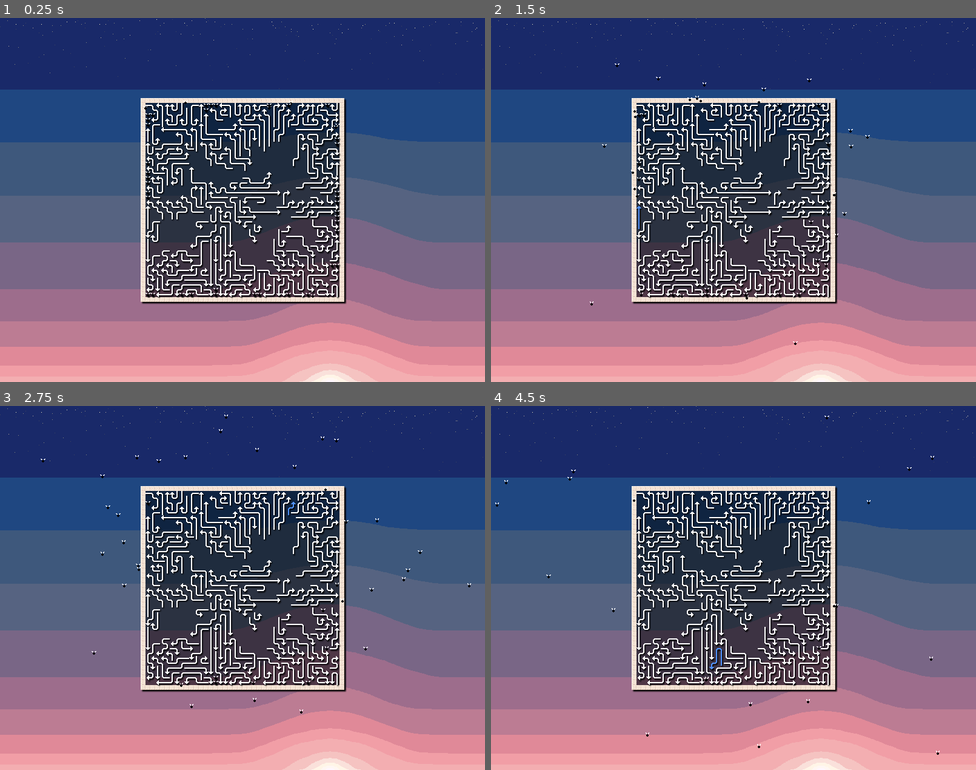
Above: before the commit, frames 1-4 (two rows, left to right).
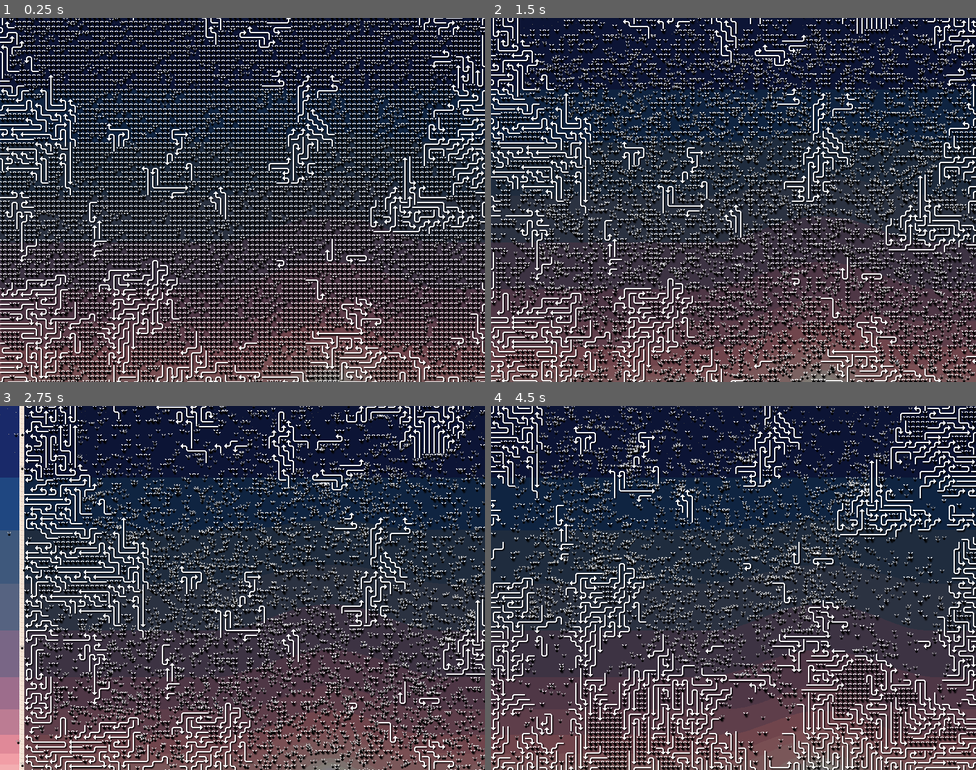
Above: after the commit, the same moments.

Repository: paulguy/arrow-game
Game: Godot game, scene res://game.tscn
The game is run twice, just before and just after one commit, with the same random seed, the same clock (stepped at 60 frames per second) and the same inputs.
Inputs (mouse positions are in pixels of both pictures, inside the frame that each line leads up to):
- Up to frame 1 (0.25 s): no input
- Up to frame 2 (1.5 s): move the mouse to (840, 181) at 0.52 s; click (840, 181) at 0.67 s; drag from (636, 218) to (709, 272) at 1.27 s
- Up to frame 3 (2.75 s): move the mouse to (291, 507) at 2.02 s; click (291, 507) at 2.17 s
- Up to frame 4 (4.5 s): drag from (709, 660) to (588, 533) at 2.77 s; move the mouse to (879, 642) at 3.52 s; click (879, 642) at 3.67 s; drag from (588, 533) to (660, 497) at 4.27 s

The runs differ from the first frame. In frame 1, 90% of the frame differs, in the area x 0-100%, y 0-100%; in frame 2, 89%; in frame 3, 85%; in frame 4, 89%.

Commit message:
Puzzles should be usually solveable now.
They're kinda bad, though and most of the space ends up unfilled.

Also add dragging to view all of a larger puzzle.

Diff:
--- a/ArrowMap.gd
+++ b/ArrowMap.gd
@@ -5,11 +5,13 @@
 const CHANCE_MULTIPLIER : float = 1.1
 
 # base preference for an arrow to go forward
-const FORWARD_PREFERENCE : float = 3.0
+const FORWARD_PREFERENCE : float = 4.0
 # preference for an arrow to follow along other arrows
-const FOLLOW_PREFERENCE : float = 5.0
+const ALONG_SNAKE_PREFERENCE : float = 8.0
 # bias based on what quadrant an arrow is in to try to get them towards center
-const QUADRANT_PREFERENCE : float = 20.0
+const QUADRANT_PREFERENCE : float = 10.0
+# likelihood to follow along the edges
+const ALONG_EDGE_PREFERENCE : float = 0.1
 
 var DEAD_SNAKE : Snake = Snake.new(Vector2i.MIN, -1, SIDE_TOP)
 var size : Vector2i
@@ -99,84 +101,92 @@
 	if pos.y > 0:
 		top_edge = false
 	else:
+		decision[SIDE_LEFT] *= ALONG_EDGE_PREFERENCE
 		decision[SIDE_TOP] = 0.0
+		decision[SIDE_RIGHT] *= ALONG_EDGE_PREFERENCE
 	if pos.y < size.y - 1:
 		bottom_edge = false
 	else:
+		decision[SIDE_LEFT] *= ALONG_EDGE_PREFERENCE
 		decision[SIDE_BOTTOM] = 0.0
+		decision[SIDE_RIGHT] *= ALONG_EDGE_PREFERENCE
 	if pos.x > 0:
 		left_edge = false
 	else:
+		decision[SIDE_TOP] *= ALONG_EDGE_PREFERENCE
 		decision[SIDE_LEFT] = 0.0
+		decision[SIDE_BOTTOM] *= ALONG_EDGE_PREFERENCE
 	if pos.x < size.x - 1:
 		right_edge = false
 	else:
+		decision[SIDE_TOP] *= ALONG_EDGE_PREFERENCE
 		decision[SIDE_RIGHT] = 0.0
+		decision[SIDE_BOTTOM] *= ALONG_EDGE_PREFERENCE
 
 	# try to prioritize following around edges and in to crevaces
 	if not top_edge:
 		if not left_edge and space_occupied(pos + Vector2i.UP + Vector2i.LEFT):
 			# up left blocked
-			decision[SIDE_LEFT] *= FOLLOW_PREFERENCE
+			decision[SIDE_LEFT] *= ALONG_SNAKE_PREFERENCE
 		if space_occupied(pos + Vector2i.UP):
 			# up blocked
 			decision[SIDE_TOP] = 0.0
 			# prefer to follow parallel
 			if towards == SIDE_LEFT:
-				decision[SIDE_LEFT] *= FOLLOW_PREFERENCE
+				decision[SIDE_LEFT] *= ALONG_SNAKE_PREFERENCE
 			elif towards == SIDE_RIGHT:
-				decision[SIDE_RIGHT] *= FOLLOW_PREFERENCE
+				decision[SIDE_RIGHT] *= ALONG_SNAKE_PREFERENCE
 		if not right_edge and space_occupied(pos + Vector2i.UP + Vector2i.RIGHT):
 			# up right blocked
-			decision[SIDE_RIGHT] *= FOLLOW_PREFERENCE
+			decision[SIDE_RIGHT] *= ALONG_SNAKE_PREFERENCE
 
 	if not bottom_edge:
 		# away from bottom edge
 		if not left_edge and space_occupied(pos + Vector2i.DOWN + Vector2i.LEFT):
 			# down left blocked
-			decision[SIDE_LEFT] *= FOLLOW_PREFERENCE
+			decision[SIDE_LEFT] *= ALONG_SNAKE_PREFERENCE
 		if space_occupied(pos + Vector2i.DOWN):
 			# down blocked
 			decision[SIDE_BOTTOM] = 0.0
 			if towards == SIDE_LEFT:
-				decision[SIDE_LEFT] *= FOLLOW_PREFERENCE
+				decision[SIDE_LEFT] *= ALONG_SNAKE_PREFERENCE
 			elif towards == SIDE_RIGHT:
-				decision[SIDE_RIGHT] *= FOLLOW_PREFERENCE
+				decision[SIDE_RIGHT] *= ALONG_SNAKE_PREFERENCE
 		if not right_edge and space_occupied(pos + Vector2i.DOWN + Vector2i.RIGHT):
 			# down right blocked
-			decision[SIDE_RIGHT] *= FOLLOW_PREFERENCE
+			decision[SIDE_RIGHT] *= ALONG_SNAKE_PREFERENCE
 
 	if not left_edge:
 		# away from left edge
 		if not top_edge and space_occupied(pos + Vector2i.UP + Vector2i.LEFT):
 			# up left blocked
-			decision[SIDE_TOP] *= FOLLOW_PREFERENCE
+			decision[SIDE_TOP] *= ALONG_SNAKE_PREFERENCE
 		if space_occupied(pos + Vector2i.LEFT):
 			# left blocked
 			decision[SIDE_LEFT] = 0.0
 			if towards == SIDE_TOP:
-				decision[SIDE_TOP] *= FOLLOW_PREFERENCE
+				decision[SIDE_TOP] *= ALONG_SNAKE_PREFERENCE
 			elif towards == SIDE_BOTTOM:
-				decision[SIDE_BOTTOM] *= FOLLOW_PREFERENCE
+				decision[SIDE_BOTTOM] *= ALONG_SNAKE_PREFERENCE
 		if not bottom_edge and space_occupied(pos + Vector2i.DOWN + Vector2i.LEFT):
 			# down left blocked
-			decision[SIDE_BOTTOM] *= FOLLOW_PREFERENCE
+			decision[SIDE_BOTTOM] *= ALONG_SNAKE_PREFERENCE
 
 	if not right_edge:
 		# away from right edge
 		if not top_edge and space_occupied(pos + Vector2i.UP + Vector2i.RIGHT):
 			# up right blocked
-			decision[SIDE_TOP] *= FOLLOW_PREFERENCE
+			decision[SIDE_TOP] *= ALONG_SNAKE_PREFERENCE
 		if space_occupied(pos + Vector2i.RIGHT):
 			# right blocked
 			decision[SIDE_RIGHT] = 0.0
 			if towards == SIDE_TOP:
-				decision[SIDE_TOP] *= FOLLOW_PREFERENCE
+				decision[SIDE_TOP] *= ALONG_SNAKE_PREFERENCE
 			elif towards == SIDE_BOTTOM:
-				decision[SIDE_BOTTOM] *= FOLLOW_PREFERENCE
+				decision[SIDE_BOTTOM] *= ALONG_SNAKE_PREFERENCE
 		if not bottom_edge and space_occupied(pos + Vector2i.DOWN + Vector2i.RIGHT):
 			# down right blocked
-			decision[SIDE_BOTTOM] *= FOLLOW_PREFERENCE
+			decision[SIDE_BOTTOM] *= ALONG_SNAKE_PREFERENCE
 
 	var sum : float = decision[SIDE_TOP] + decision[SIDE_BOTTOM] + decision[SIDE_LEFT] + decision[SIDE_RIGHT]
 	if sum == 0.0:
@@ -391,6 +401,10 @@
 	do_apply_snake(index, apply_map_checked)
 	for i in initial:
 		if space_occupied(snake.pos + UPDATE_POS[towards]):
+			if i == 0:
+				# if a snake turns immediately, it can permanently block escape
+				snake.trim(1)
+				return
 			break
 		do_move_snake(index, towards, apply_map_checked)
 	for i in length - 2:
@@ -425,7 +439,7 @@
 				empties = true
 				if randf() < chance:
 					make_snake(Vector2i(x, 0),
-							   randi_range(min_length, max_length),
+							   randi_range(1, max_length),
 							   SIDE_BOTTOM,
 							   randi_range(size.y / 2, size.y - 1))
 					chance = BASE_CHANCE
@@ -434,7 +448,7 @@
 				empties = true
 				if randf() < chance:
 					make_snake(Vector2i(x, size.y - 1),
-							   randi_range(min_length, max_length),
+							   randi_range(1, max_length),
 							   SIDE_TOP,
 							   randi_range(size.y / 2, size.y - 1))
 					chance = BASE_CHANCE
@@ -444,7 +458,7 @@
 				empties = true
 				if randf() < chance:
 					make_snake(Vector2i(0, y),
-							   randi_range(min_length, max_length),
+							   randi_range(1, max_length),
 							   SIDE_RIGHT,
 							   randi_range(size.x / 2, size.x - 1))
 					chance = BASE_CHANCE
@@ -453,7 +467,7 @@
 				empties = true
 				if randf() < chance:
 					make_snake(Vector2i(size.y - 1, y),
-							   randi_range(min_length, max_length),
+							   randi_range(1, max_length),
 							   SIDE_LEFT,
 							   randi_range(size.x / 2, size.x - 1))
 					chance = BASE_CHANCE
@@ -472,6 +486,11 @@
 			snakes[i].reverse()
 			do_apply_snake(i, apply_map)
 
+	for y in size.y - 1:
+		for x in size.x - 1:
+			if occupied_by[size.x * y + x] < 0:
+				occupied_by[size.x * y + x] = fly_id
+
 func apply_map_full(tile_map : TileMapLayer):
 	tile_map.clear()
 
--- a/ArrowView.gd
+++ b/ArrowView.gd
@@ -1,9 +1,12 @@
 extends Node2D
 
 const FLY_CHANCE : float = 0.01
+const SLOW_RATIO : float = 1.1
 
 @onready var tile_map : TileMapLayer = $"SubViewport/ArrowTileMap"
-@onready var coll_tile_map : TileMapLayer = $"Arrow Collision TileMap"
+@onready var coll_tile_map : TileMapLayer = $"FliesViewport/Arrow Collision TileMap"
+@onready var tile_map_camera : Camera2D = $"SubViewport/Camera2D"
+@onready var flies_camera : Camera2D = $"FliesViewport/Camera2D"
 var fly_res : Resource = preload("res://fly.tscn")
 
 var arrow_map : ArrowMap
@@ -14,13 +17,18 @@
 var offscreen_overhang : int
 var astar : AStarGrid2D
 var tile_size : Vector2i
+var physics_delta : float = 1.0 / ProjectSettings.get_setting("physics/common/physics_ticks_per_second")
+var last_delta : float = 0.0
 
 func _ready():
 	tile_size = tile_map.tile_set.tile_size
+	$SubViewport.size = get_viewport_rect().size
+	$FliesViewport.size = get_viewport_rect().size
 
 func make_map(size : Vector2i):
-	position = (get_viewport_rect().end - Vector2(size * tile_size)) / 2.0
-	tile_map.position = position
+	tile_map.position = (get_viewport_rect().size - Vector2(size * tile_size)) / 2.0
+	coll_tile_map.position = (get_viewport_rect().size - Vector2(size * tile_size)) / 2.0
+
 	if arrow_map != null:
 		arrow_map.free()
 	arrow_map = ArrowMap.new(size, 3, 10)
@@ -112,14 +120,20 @@
 	fly.path = flypath
 	fly.region = Rect2(tile_size, (arrow_map.size - Vector2i.ONE) * tile_size)
 	fly.cell_size = tile_size
-	fly.position = Vector2(flypath[0] * tile_size)
-	add_child(fly)
+	fly.position = coll_tile_map.position + Vector2(flypath[0] * tile_size)
+	$FliesViewport.add_child(fly)
+
+func _process(delta : float):
+	# keep track of real frame time
+	last_delta = delta
 
 func _physics_process(_delta : float):
-	for i in arrow_map.size.x * arrow_map.size.y * FLY_CHANCE:
-		var flypath : Array[Vector2i] = pop_random_free_fly(astar)
-		if len(flypath) > 0 and flypath[0].x >= 0 and flypath[0].y >= 0:
-			make_fly(flypath)
+	if last_delta < physics_delta * SLOW_RATIO:
+		# only try to make flies if it's not running slow
+		for i in arrow_map.size.x * arrow_map.size.y * FLY_CHANCE:
+			var flypath : Array[Vector2i] = pop_random_free_fly(astar)
+			if len(flypath) > 0 and flypath[0].x >= 0 and flypath[0].y >= 0:
+				make_fly(flypath)
 
 	if active_snake != null:
 		var snake = arrow_map.snakes[active_index]
@@ -173,13 +187,13 @@
 	if offscreen_snake != null:
 		# snake moving out of the map
 		if (offscreen_snake.headTowards == SIDE_LEFT and \
-		   (offscreen_snake.pos.x + offscreen_overhang) * tile_size.x + global_position.x < 0) or \
+		   (offscreen_snake.pos.x + offscreen_overhang) * tile_size.x + tile_map.position.x - tile_map_camera.position.x < 0) or \
 		   (offscreen_snake.headTowards == SIDE_RIGHT and \
-		   (offscreen_snake.pos.x - offscreen_overhang) * tile_size.x + global_position.x > get_viewport_rect().end.x) or \
+		   (offscreen_snake.pos.x - offscreen_overhang) * tile_size.x + tile_map.position.x - tile_map_camera.position.x > get_viewport_rect().end.x) or \
 		   (offscreen_snake.headTowards == SIDE_TOP and \
-		   (offscreen_snake.pos.y + offscreen_overhang) * tile_size.y + global_position.y < 0) or \
+		   (offscreen_snake.pos.y + offscreen_overhang) * tile_size.y + tile_map.position.y - tile_map_camera.position.y < 0) or \
 		   (offscreen_snake.headTowards == SIDE_BOTTOM and \
-		   (offscreen_snake.pos.y - offscreen_overhang) * tile_size.y + global_position.y > get_viewport_rect().end.y):
+		   (offscreen_snake.pos.y - offscreen_overhang) * tile_size.y + tile_map.position.y - tile_map_camera.position.y > get_viewport_rect().end.y):
 			# went offscreen
 			arrow_map.snakes.append(offscreen_snake)
 			arrow_map.delete_snake_tilemap(len(arrow_map.snakes) - 1, tile_map)
@@ -195,3 +209,10 @@
 
 func get_viewport_texture() -> ViewportTexture:
 	return $SubViewport.get_texture()
+
+func get_flies_viewport_texture() -> ViewportTexture:
+	return $FliesViewport.get_texture()
+
+func set_view(pos : Vector2):
+	tile_map_camera.position = -pos
+	flies_camera.position = -pos
--- a/ArrowView.tscn
+++ b/ArrowView.tscn
@@ -16,6 +16,18 @@
 tile_set = ExtResource("2_shend")
 collision_enabled = false
 
-[node name="Arrow Collision TileMap" type="TileMapLayer" parent="." unique_id=1710375525]
+[node name="Camera2D" type="Camera2D" parent="SubViewport" unique_id=1513886717]
+anchor_mode = 0
+
+[node name="FliesViewport" type="SubViewport" parent="." unique_id=1169685375]
+disable_3d = true
+transparent_bg = true
+handle_input_locally = false
+size = Vector2i(800, 600)
+
+[node name="Arrow Collision TileMap" type="TileMapLayer" parent="FliesViewport" unique_id=1710375525]
 visible = false
 tile_set = ExtResource("2_shend")
+
+[node name="Camera2D" type="Camera2D" parent="FliesViewport" unique_id=666667746]
+anchor_mode = 0
--- a/game.gd
+++ b/game.gd
@@ -1,6 +1,8 @@
 extends Node2D
 
-const DEFAULT_SIZE : Vector2i = Vector2i(40, 40)
+const DEFAULT_SIZE : Vector2i = Vector2i(120, 120)
+const DRAG_DELAY_MS : float = 200
+const VIEW_OFF_RATIO : float = 0.2
 
 const BORDER_TL : Vector2i = Vector2i(0, 0)
 const BORDER_TL_ALT : int = 0
@@ -34,9 +36,16 @@
 @onready var border : TileMapLayer = $"Border"
 @onready var field_bg : Polygon2D = $"Border/Field Background"
 
+var tile_size : Vector2
+var map_size : Vector2i
+var view_pos : Vector2i = Vector2i.ZERO
+var last_drag : int = 0
+
+func update_border_pos():
+	border.position = (get_viewport_rect().size - (Vector2(map_size + Vector2i(2, 2)) * tile_size)) / 2.0 + Vector2(view_pos)
+
 func setup_map(size : Vector2i):
-	var tile_size : Vector2 = Vector2(border.tile_set.tile_size)
-	border.position = (get_viewport_rect().end - (Vector2(size) * tile_size)) / 2.0 - tile_size
+	#arrow_view.set_view(border.position)
 	border.set_cell(Vector2i(0, 0), 0, BORDER_TL, BORDER_TL_ALT)
 	border.set_cell(Vector2i(size.x + 1, 0), 0, BORDER_TR, BORDER_TR_ALT)
 	border.set_cell(Vector2i(0, size.y + 1), 0, BORDER_BL, BORDER_BL_ALT)
@@ -62,15 +71,31 @@
 		Vector2(0, size.y) * tile_size
 	])
 	arrow_view.make_map(size)
+	map_size = arrow_view.arrow_map.size
+	update_border_pos()
 
 func _ready():
+	tile_size = Vector2(border.tile_set.tile_size)
 	var viewport_texture : ViewportTexture = arrow_view.get_viewport_texture()
 	$"Arrow Viewport Blur".texture = viewport_texture
 	$"Arrow Viewport View".texture = viewport_texture
+	$"Flies Viewport View".texture = arrow_view.get_flies_viewport_texture()
 	setup_map(DEFAULT_SIZE)
 
 func _input(e : InputEvent):
-	if e is InputEventMouseButton:
+	if Time.get_ticks_msec() - last_drag > DRAG_DELAY_MS and e is InputEventMouseButton:
 		var mouse_e : InputEventMouseButton = e as InputEventMouseButton
-		if mouse_e.pressed and mouse_e.button_mask & MOUSE_BUTTON_MASK_LEFT:
-			arrow_view.click_snake(get_global_mouse_position() - arrow_view.position)
+		if not mouse_e.pressed and mouse_e.button_index == MOUSE_BUTTON_LEFT:
+			arrow_view.click_snake(get_global_mouse_position() - border.position - tile_size)
+	elif e is InputEventScreenDrag:
+		var drag_e : InputEventScreenDrag = e as InputEventScreenDrag
+		view_pos += Vector2i(drag_e.relative)
+		var view_size : Vector2i = get_viewport_rect().size
+		var overhangs : Vector2i = ((map_size * Vector2i(tile_size)) - view_size) / 2
+		view_pos.x = min((map_size.x * tile_size.x) - overhangs.x - (view_size.x * VIEW_OFF_RATIO), view_pos.x)
+		view_pos.x = max(-(map_size.x * tile_size.x) + overhangs.x + (view_size.x * VIEW_OFF_RATIO), view_pos.x)
+		view_pos.y = min((map_size.y * tile_size.y) - overhangs.y - (view_size.y * VIEW_OFF_RATIO), view_pos.y)
+		view_pos.y = max(-(map_size.y * tile_size.y) + overhangs.y + (view_size.y * VIEW_OFF_RATIO), view_pos.y)
+		update_border_pos()
+		arrow_view.set_view(view_pos)
+		last_drag = Time.get_ticks_msec()
--- a/game.tscn
+++ b/game.tscn
@@ -65,3 +65,7 @@
 [node name="Arrow Viewport View" type="Polygon2D" parent="." unique_id=2075876877]
 polygon = PackedVector2Array(0, 0, 800, 0, 800, 600, 0, 600)
 uv = PackedVector2Array(0, 0, 800, 0, 800, 600, 0, 600)
+
+[node name="Flies Viewport View" type="Polygon2D" parent="." unique_id=431061337]
+polygon = PackedVector2Array(0, 0, 800, 0, 800, 600, 0, 600)
+uv = PackedVector2Array(0, 0, 800, 0, 800, 600, 0, 600)
--- a/project.godot
+++ b/project.godot
@@ -21,6 +21,10 @@
 window/size/viewport_height=600
 window/stretch/mode="viewport"
 
+[input_devices]
+
+pointing/emulate_touch_from_mouse=true
+
 [physics]
 
 3d/physics_engine="Jolt Physics"
